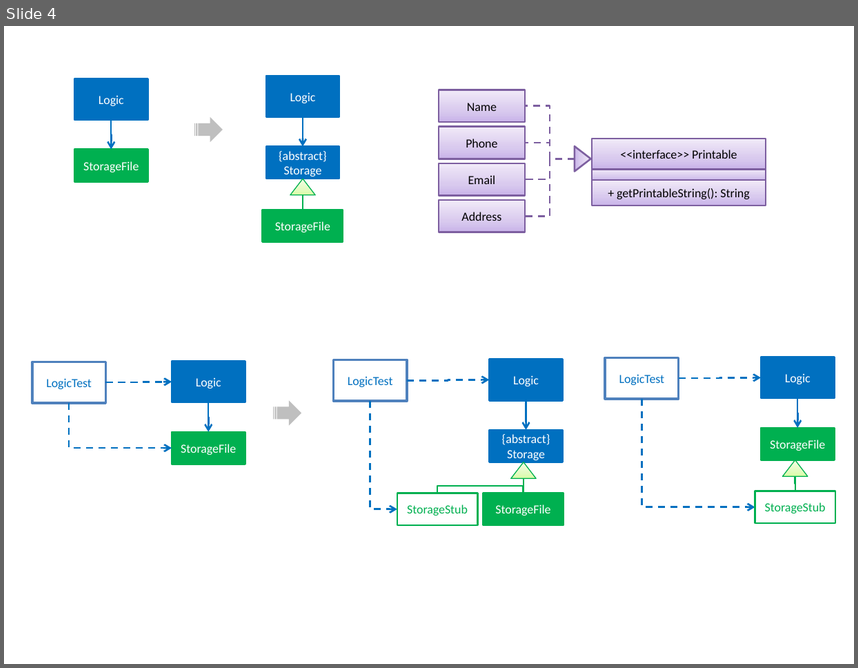
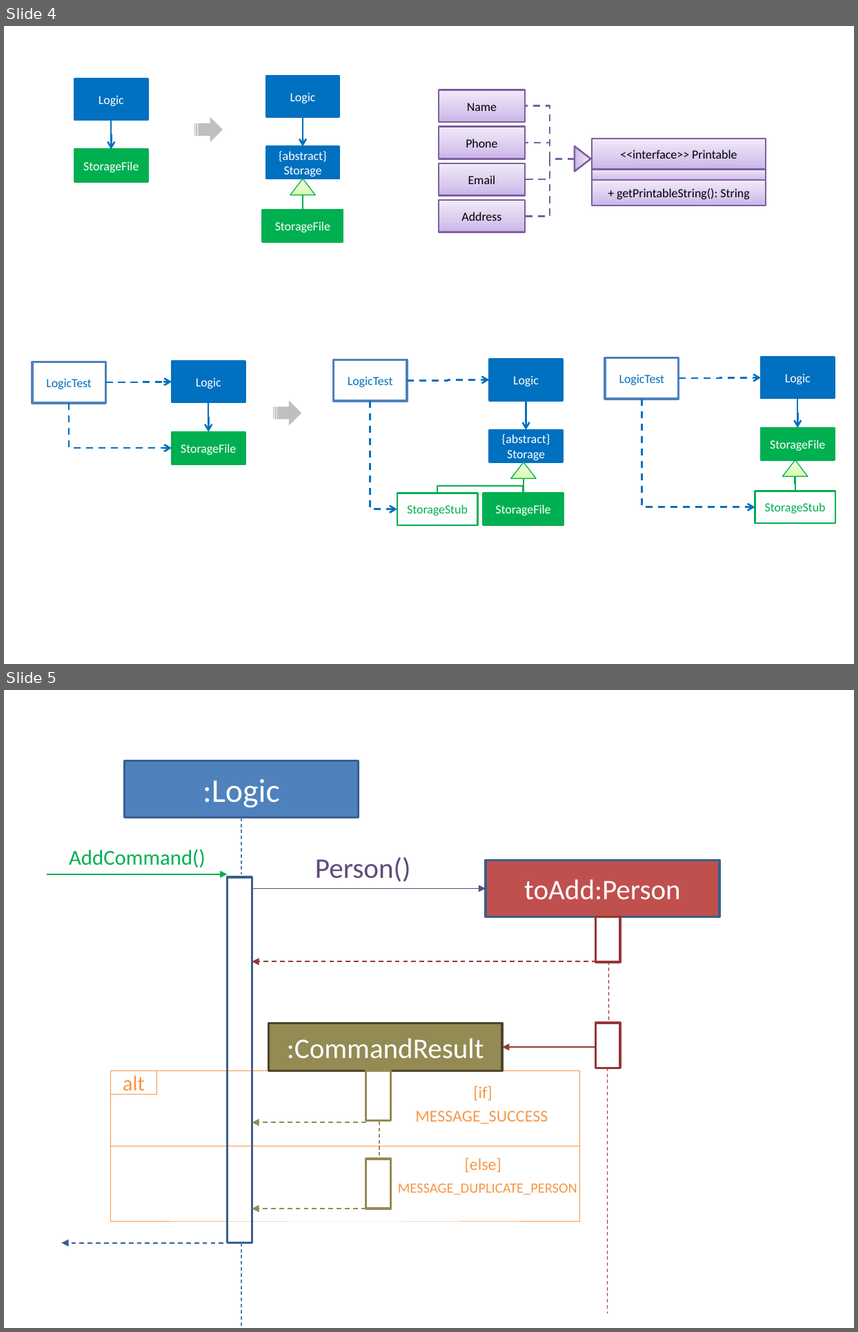
Before and after one commit to CS2113-AY1819S1-F10-3/Main, a slide deck: docs/Diagrams.pptx. Shown one above the other, each under a label of ours: slide 4 before the commit, slides 4 and 5 after it. The pictures are 858x668 and 858x1332 pixels, drawn with LibreOffice and Linux fonts; fonts in the diff are those of the drawing. Boxes give left, top, right and bottom in pixels: in the first picture for what was removed or moved away, otherwise in the second. Text is boxed around its words. In the diff, an @@ line names an element or a change of style, - is before the commit and + after.

```diff
--- a/docs/Diagrams.pptx
+++ b/docs/Diagrams.pptx
@@ slide 5 added at (x1=4, y1=690, x2=854, y2=1328), background #FFFFFF @@
@@ rectangle added at (x1=125, y1=760, x2=359, y2=818), fill #4F81BD, outline #3A5F8C 2 pt, 28 pt, text #FFFFFF @@
+:Logic
@@ line added from (241, 818) to (241, 874), #4B7EBC 0.75 pt dashed @@
@@ text added at (x1=69, y1=849, x2=205, y2=867), 18 pt, text #00B050 @@
+AddCommand()
@@ arrow added from (47, 874) to (227, 874), #00B050 1 pt @@
@@ text added at (x1=315, y1=857, x2=411, y2=882), 24 pt, text #604A7B @@
+Person()
@@ rectangle added at (x1=486, y1=860, x2=720, y2=917), fill #C0504D, outline #3A5F8C 2 pt, 24 pt, text #FFFFFF @@
+toAdd:Person
@@ rectangle added at (x1=227, y1=878, x2=252, y2=1243), outline #3A5F8C 2 pt @@
@@ arrow added from (252, 888) to (486, 888), #604A7B 1 pt @@
@@ rectangle added at (x1=595, y1=917, x2=620, y2=962), outline #953735 2 pt @@
@@ arrow added from (597, 961) to (252, 961), #953735 1 pt dashed @@
@@ line added from (608, 961) to (608, 1023), #953735 0.75 pt dashed @@
@@ rectangle added at (x1=268, y1=1023, x2=502, y2=1071), fill #948A54, outline #4A452A 2 pt, 24 pt, text #FFFFFF @@
+:CommandResult
@@ rectangle added at (x1=595, y1=1023, x2=620, y2=1067), outline #953735 2 pt @@
@@ arrow added from (595, 1047) to (502, 1047), #953735 1 pt @@
@@ rectangle added at (x1=110, y1=1071, x2=579, y2=1221), outline #F79646 0.25 pt @@
@@ rectangle added at (x1=110, y1=1071, x2=157, y2=1094), outline #F79646 0.25 pt, 18 pt, text #F79646 @@
+alt
@@ rectangle added at (x1=366, y1=1070, x2=390, y2=1120), outline #948A54 2 pt @@
@@ line added from (608, 1067) to (608, 1313), #953735 0.75 pt dashed @@
@@ text added at (x1=473, y1=1085, x2=492, y2=1101), 14 pt, text #F79646 @@
+[if]
@@ arrow added from (366, 1122) to (252, 1122), #948A54 1 pt dashed @@
@@ line added from (380, 1121) to (380, 1158), #948A54 0.75 pt dashed @@
@@ text added at (x1=415, y1=1110, x2=548, y2=1124), 14 pt, text #F79646 @@
+MESSAGE_SUCCESS
@@ line added from (110, 1145) to (579, 1145), #F79646 0.75 pt @@
@@ rectangle added at (x1=366, y1=1159, x2=390, y2=1208), outline #948A54 2 pt @@
@@ text added at (x1=465, y1=1157, x2=501, y2=1172), 14 pt, text #F79646 @@
+[else]
@@ text added at (x1=398, y1=1183, x2=577, y2=1194), 12 pt, text #F79646 @@
+MESSAGE_DUPLICATE_PERSON
@@ arrow added from (366, 1209) to (252, 1209), #948A54 1 pt dashed @@
@@ arrow added from (223, 1243) to (62, 1243), #376092 1 pt dashed @@
@@ line added from (241, 1243) to (241, 1328), #4B7EBC 0.75 pt dashed @@
```
Also in this commit, not shown: 4 other files.
